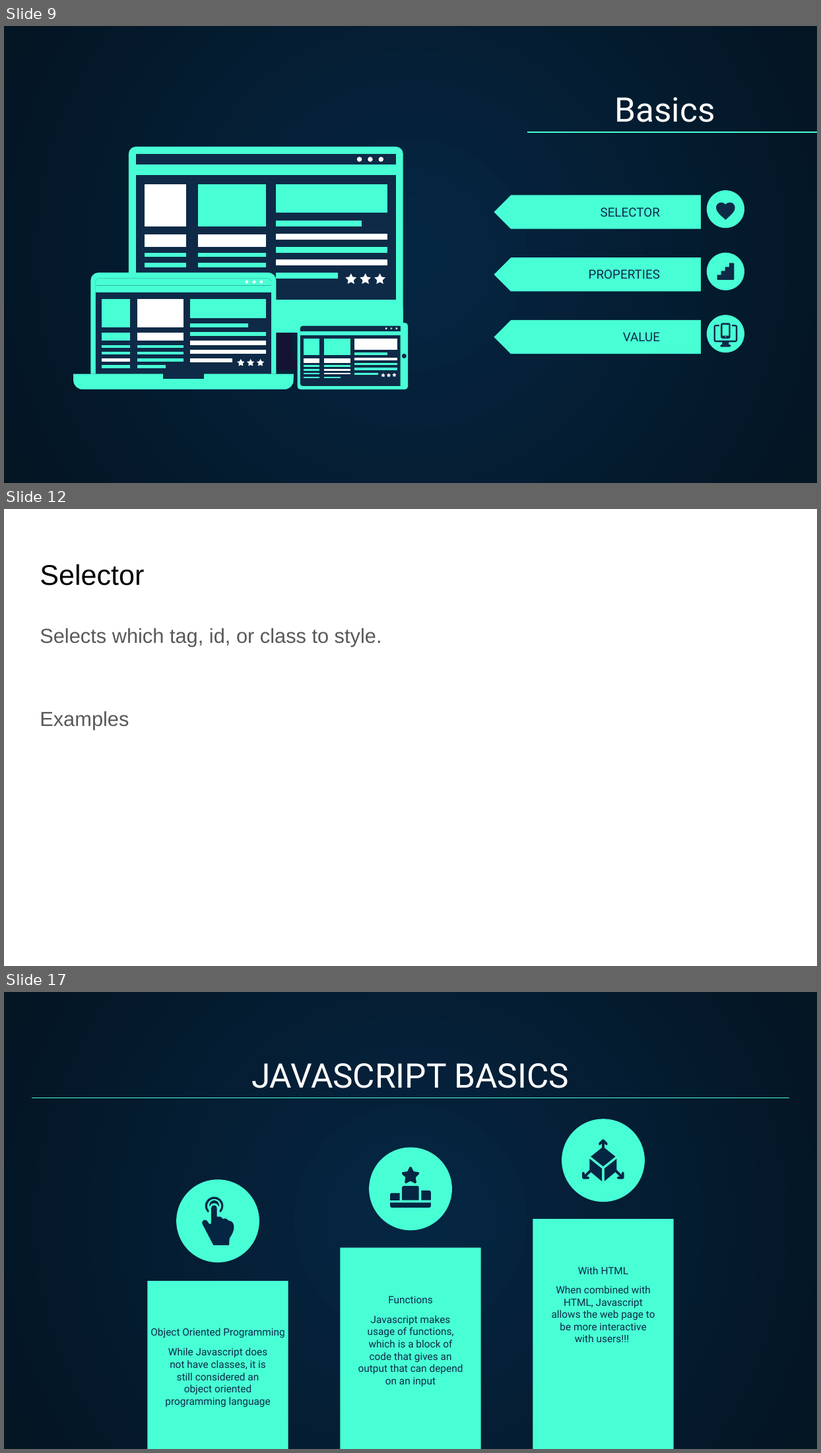
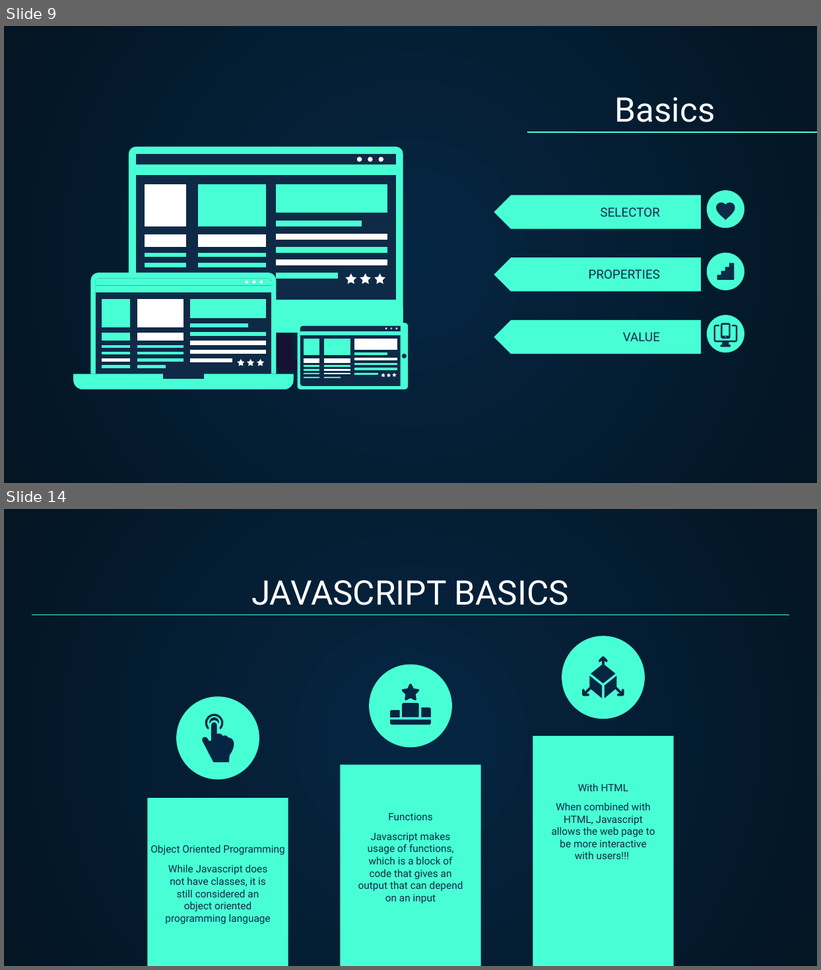
Before and after one commit to jarsnow/bugSmashers, a slide deck: bugsmashers_2024-2025/Web Development/Web Development.pptx. Shown one above the other, each under a label of ours: slides 9, 12 and 17 before the commit, slides 9 and 14 after it; the slides between them are not shown. The pictures are 821x1453 and 821x970 pixels, drawn with LibreOffice and Linux fonts; fonts in the diff are those of the drawing. Boxes give left, top, right and bottom in pixels: in the first picture for what was removed or moved away, otherwise in the second. Text is boxed around its words. In the diff, an @@ line names an element or a change of style, - is before the commit and + after.

```diff
--- a/bugsmashers_2024-2025/Web Development/Web Development.pptx
+++ b/bugsmashers_2024-2025/Web Development/Web Development.pptx
@@ slide 12 removed at bbox=[4, 509, 817, 966], background #FFFFFF @@
@@ title removed at bbox=[40, 564, 144, 586] @@
-Selector
@@ text removed at bbox=[40, 628, 382, 730] @@
-Selects which tag, id, or class to style.
-Examples
@@ what was slide 17 is now slide 14 @@
```
Also in this commit, not shown: 4 slides changed, 8 slides added, 13 other slides removed.
